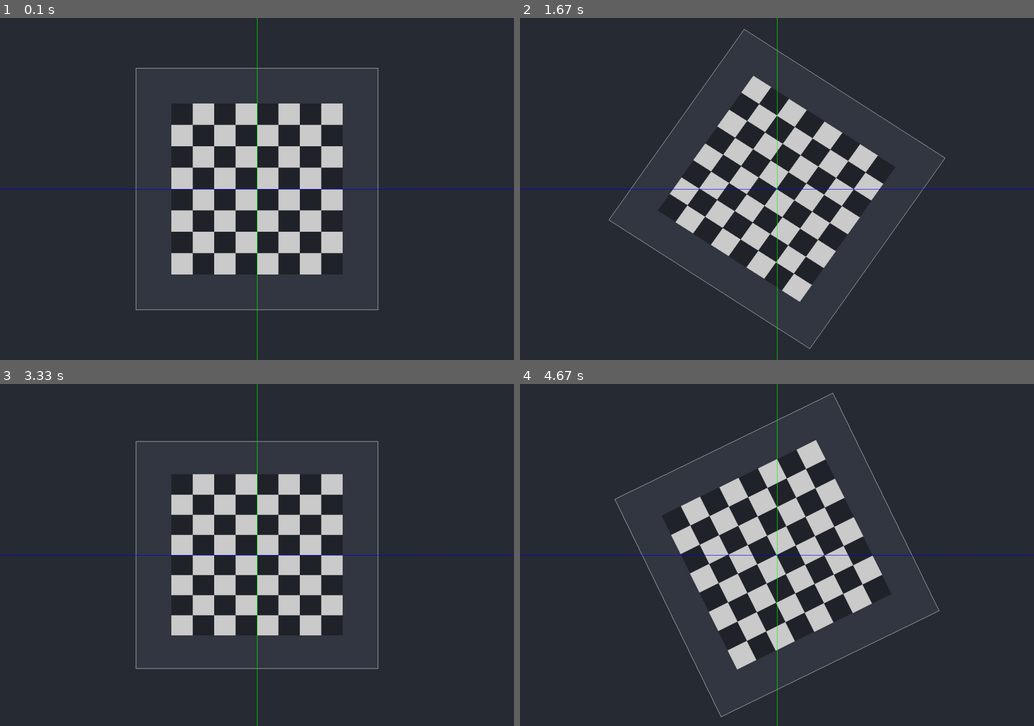
Above: before the commit, frames 1-4 (two rows, left to right).
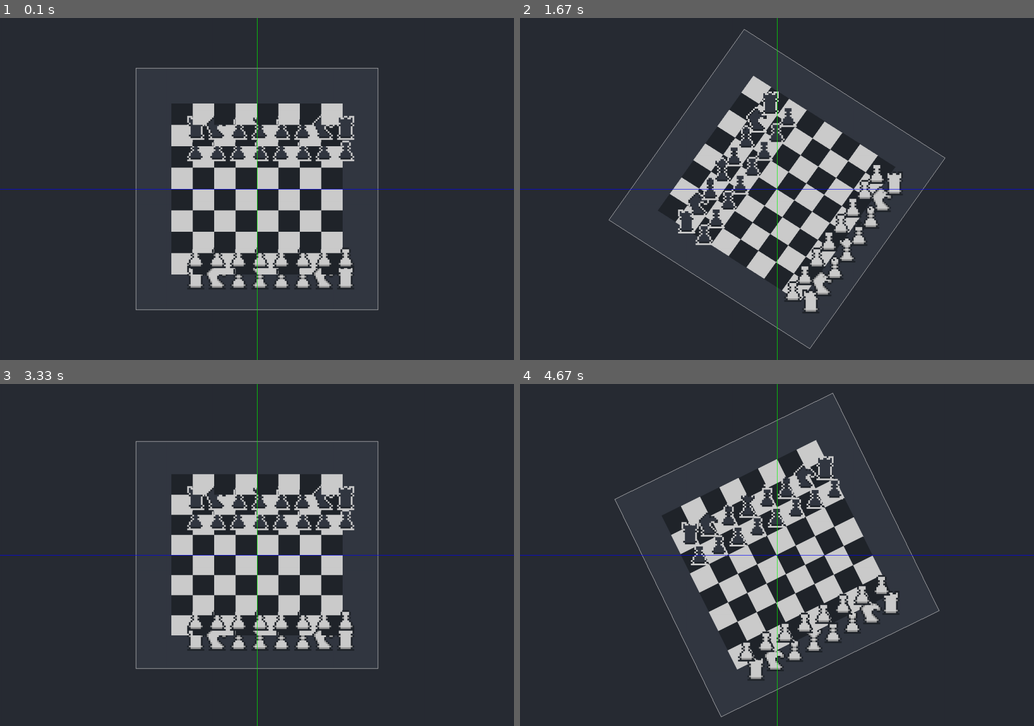
Above: after the commit, the same moments.

Repository: SlavaSlavyan/Chess-isometry
Game: pygame game, started from Chess.py
Two runs of this game, one before a commit and one after it. Both use one fixed random seed, a clock stepped at 60 frames per second and the inputs below.
Inputs (mouse positions are in pixels of both pictures, inside the frame that each line leads up to):
- Up to frame 1 (0.1 s): no input
- Up to frame 2 (1.67 s): hold Right 0.33-0.8 s; move the mouse to (756, 202) at 0.37 s; hold Up 0.83-1.13 s; hold Right 1.17-1.63 s
- Up to frame 3 (3.33 s): hold Left 1.67-2.2 s; hold Down 2.23-2.53 s; hold Left 2.57-2.97 s; hold Up from 3 s (still down)
- Up to frame 4 (4.67 s): release Up at 3.37 s; hold Right 3.4-4.03 s; hold Down 4.07-4.43 s; hold Left from 4.47 s (still down)

The runs differ from the first frame. In frame 1, 2.6% of the frame differs, in the area x 36-69%, y 28-79%; in frame 2, 3.1%; in frame 3, 2.6%; in frame 4, 3.1%, in the area x 31-74%, y 21-87%.

Commit message:
0.1.2
Первый тест фигур (не совсем удачный)

Diff:
--- a/display/Game.py
+++ b/display/Game.py
@@ -66,3 +66,7 @@
             color = m.Disp.colors['Game']['dark_cell']
 
         pygame.draw.polygon(m.Disp.screen,color,points)
+
+        if m.PI.Game.cells[selected_cell[0]][selected_cell[1]] != None:
+            m.AssetManager.img[m.PI.Game.cells[selected_cell[0]][selected_cell[1]]] = pygame.transform.scale(m.AssetManager.img[m.PI.Game.cells[selected_cell[0]][selected_cell[1]]], (64*z, 64*z))
+            m.Disp.screen.blit(m.AssetManager.img[m.PI.Game.cells[selected_cell[0]][selected_cell[1]]],position)
--- a/function/AssetManager.py
+++ b/function/AssetManager.py
@@ -11,9 +11,8 @@
 
         self.img = {}
 
-        images = [f for f in Path('data\\assets').iterdir() if f.is_file() and f.suffix.lower() == '.png']
+        for png_file in Path('data\\assets').glob('*.png'):
+            self.img[png_file.stem] = str(png_file)
 
-        for img in images:
-            self.img[img] = pygame.image.load(img)
-
-        print(self.img)
+        for key,value in self.img.items():
+            self.img[key] = pygame.image.load(value)
--- a/function/Game.py
+++ b/function/Game.py
@@ -4,16 +4,16 @@
 
     def __init__(self,m):
 
-        self.cells = {
-            "a":[20,10,0,0,0,0,11,21],
-            "b":[30,10,0,0,0,0,11,31],
-            "c":[40,10,0,0,0,0,11,41],
-            "d":[50,10,0,0,0,0,11,51],
-            "e":[60,10,0,0,0,0,11,61],
-            "f":[40,10,0,0,0,0,11,41],
-            "g":[30,10,0,0,0,0,11,31],
-            "h":[20,10,0,0,0,0,11,21]
-        }
+        self.cells = [
+            ["white_rook","white_pawn",None,None,None,None,"black_pawn","black_rook"],
+            ["white_knight","white_pawn",None,None,None,None,"black_pawn","black_knight"],
+            ["white_bishop","white_pawn",None,None,None,None,"black_pawn","black_bishop"],
+            ["white_queen","white_pawn",None,None,None,None,"black_pawn","black_queen"],
+            ["white_king","white_pawn",None,None,None,None,"black_pawn","black_king"],
+            ["white_bishop","white_pawn",None,None,None,None,"black_pawn","black_bishop"],
+            ["white_knight","white_pawn",None,None,None,None,"black_pawn","black_knight"],
+            ["white_rook","white_pawn",None,None,None,None,"black_pawn","black_rook"]
+        ]
 
     def key_input(self,m):
 
